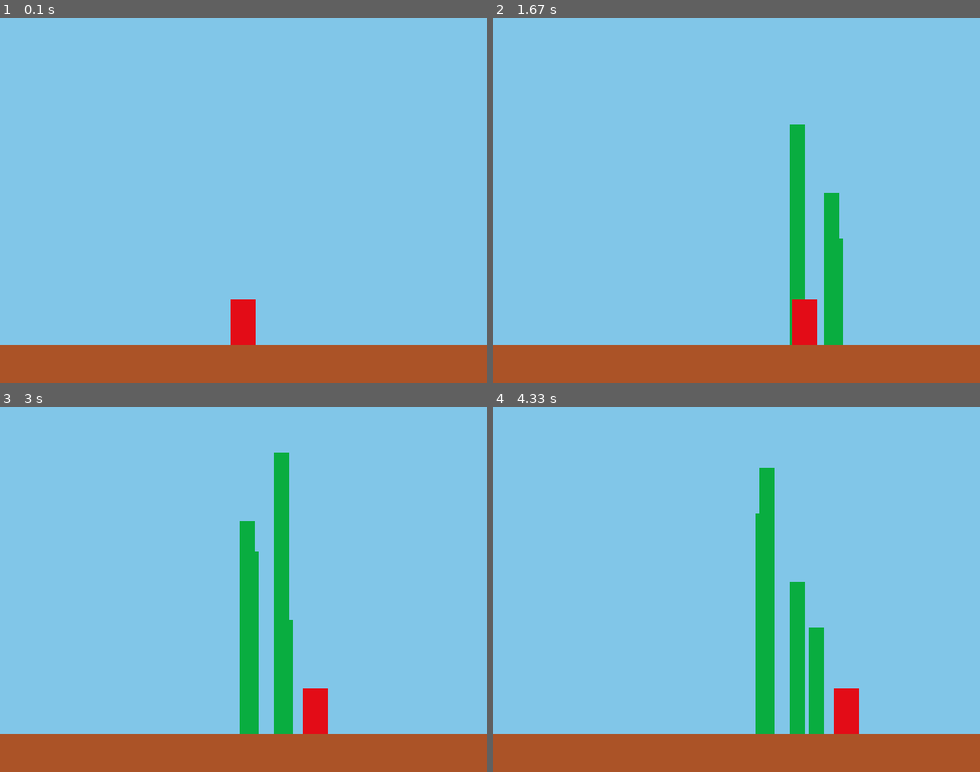
Above: before the commit, frames 1-4 (two rows, left to right).
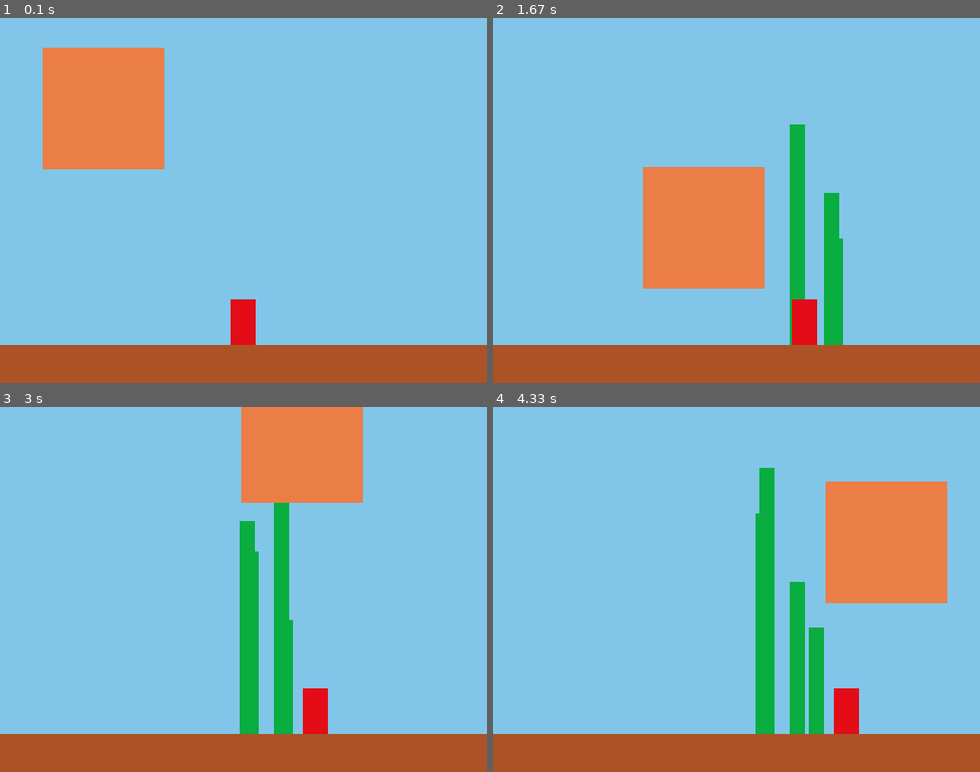
Above: after the commit, the same moments.

Repository: bbjoony/python_game
Game: pygame game, started from pygame_project/3_ball_movement.py
Two runs of this game, one before a commit and one after it. Both use one fixed random seed, a clock stepped at 60 frames per second and the inputs below.
Inputs:
- Up to frame 1 (0.1 s): no input
- Up to frame 2 (1.67 s): hold Right 0.33-0.8 s; hold Right 0.83-1.3 s; tap Space at 0.9, 1.2, 1.4 s; hold Left from 1.33 s (still down)
- Up to frame 3 (3 s): tap Space at 1.7, 1.97, 2.27, 2.4, 2.7 s; release Left at 1.87 s; hold Left 1.9-2.3 s; hold Right 2.33-2.97 s
- Up to frame 4 (4.33 s): hold Left 3-3.47 s; tap Space at 3.07, 3.37, 3.57, 3.87, 4.07 s; hold Right 3.5-3.97 s; hold Right from 4 s (still down)

The runs differ from the first frame. In frame 1, 8.3% of the frame differs, in the area x 8-34%, y 8-42%; in frame 2, 8.3%; in frame 3, 6.6%; in frame 4, 8.3%.

Commit message:
Ball bound effect 추가

Diff:
--- a/pygame_project/3_ball_movement.py
+++ b/pygame_project/3_ball_movement.py
@@ -110,6 +110,29 @@
     #천장에 닿은 무기 없애기 -> 무기 위치 조정 항목에 추가
     # weapons = [ [w[0], w[1]] for w in weapons if w[1] > 0]
 
+    #공 위치 정의
+    for ball_idx, ball_val in enumerate(balls): #리스트 넘버와 값을 동시에 보여줌
+        ball_pos_x = ball_val["pos_x"]
+        ball_pos_y = ball_val["pos_y"]
+        ball_img_idx = ball_val["img_idx"]
+
+        ball_size = ball_images[ball_img_idx].get_rect().size
+        ball_width = ball_size[0]
+        ball_height = ball_size[1]
+
+        #가로벽에 닿았을 때 공 이동 위치 변경(튕겨 나오는 효과)
+        if ball_pos_x < 0 or ball_pos_x > screen_width - ball_width:
+            ball_val["to_x"] = ball_val["to_x"] * -1 #x축 반대 방향으로 변경
+
+        #세로 위치
+        if ball_pos_y >= screen_height - stage_height - ball_height:
+            ball_val["to_y"] = ball_val["init_spd_y"] #x축 반대 방향으로 변경
+        else:
+            ball_val["to_y"] += 0.5
+
+        ball_val["pos_x"] += ball_val["to_x"]
+        ball_val["pos_y"] += ball_val["to_y"]
+
     # 4.충돌 처리
 
     # 5. 화면에 그리기
@@ -119,6 +142,12 @@
     for weapon_x_pos, weapon_y_pos in weapons:
         screen.blit(weapon, (weapon_x_pos, weapon_y_pos))
 
+    for idx, val in enumerate(balls):
+        ball_pos_x = val["pos_x"]
+        ball_pos_y = val["pos_y"]
+        ball_img_idx = val["img_idx"]
+        screen.blit(ball_images[ball_img_idx], (ball_pos_x, ball_pos_y))
+
     screen.blit(stage, (0, screen_height - stage_height))
     screen.blit(character, (character_x_pos, character_y_pos))
 
